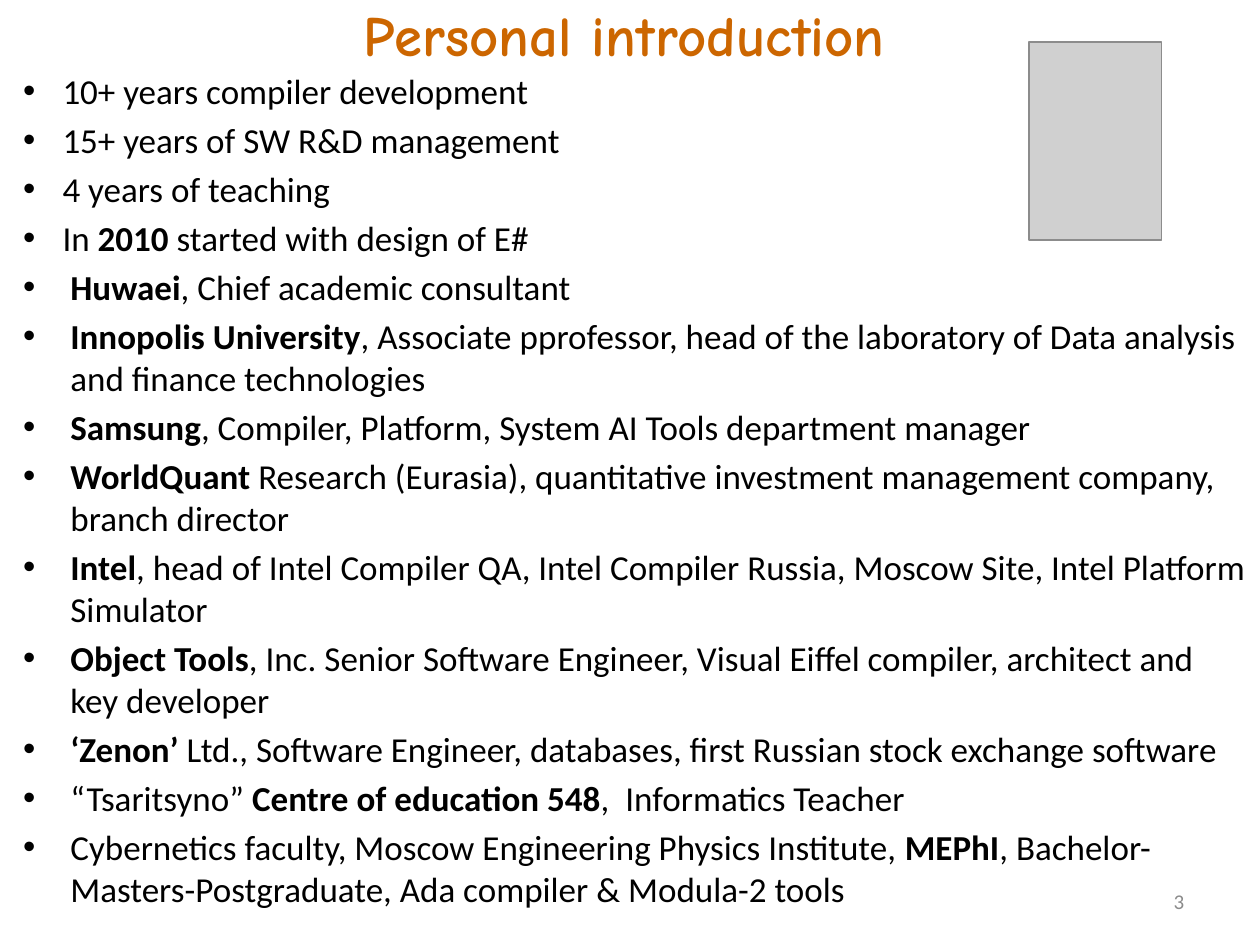
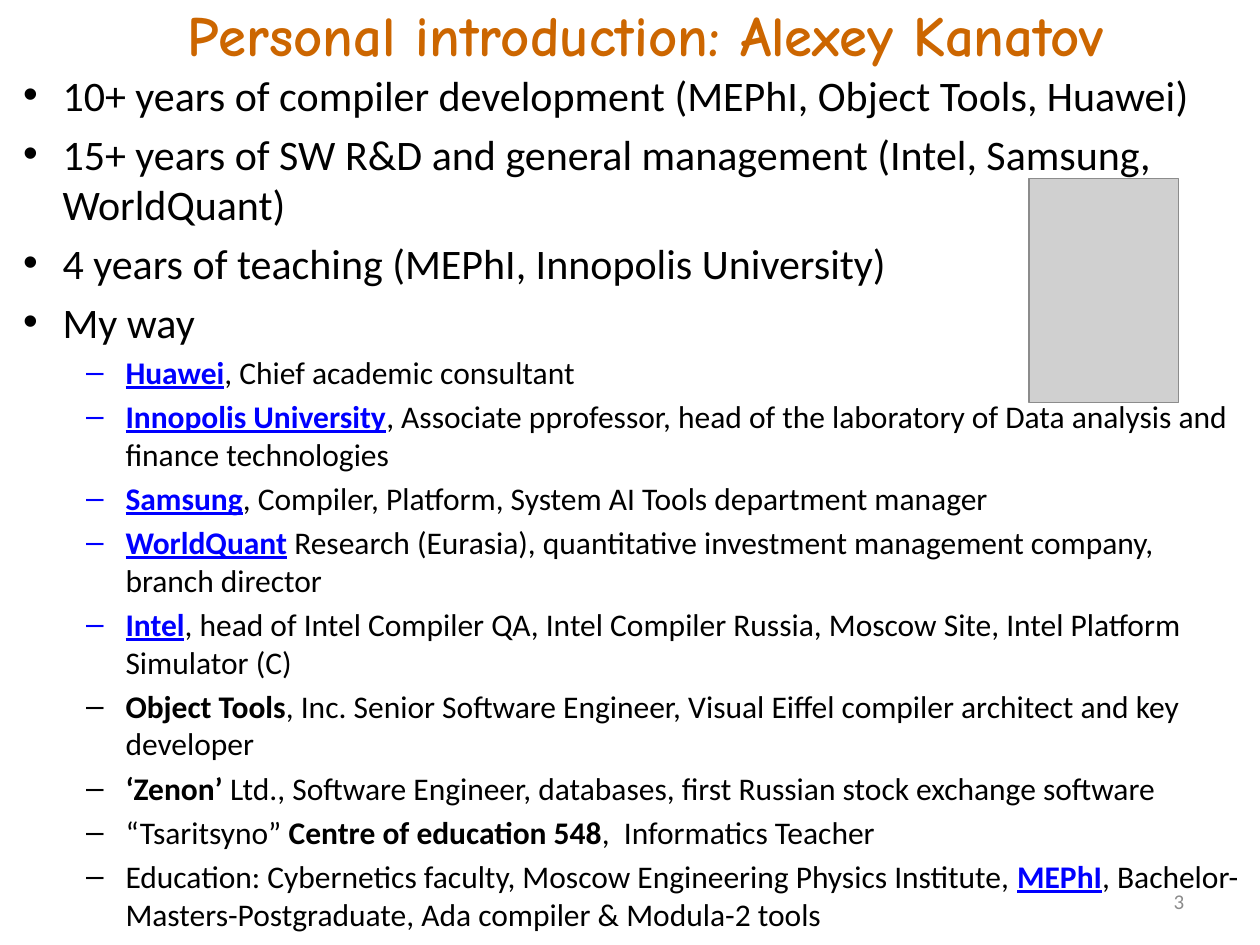
Before and after one commit to akanatov/SLang-, a slide deck: slide 3 of Docs/SLang E# 2022.pptx. Drawn at 1260x945 pixels with LibreOffice and Linux fonts; fonts in the diff are those of the drawing; grey boxes stand for pictures. Boxes give left, top, right and bottom in pixels: in the first picture for what was removed or moved away, otherwise in the second. Text is boxed around its words. In the diff, an @@ line names an element or a change of style, - is before the commit and + after.

```diff
--- a/Docs/SLang E# 2022.pptx
+++ b/Docs/SLang E# 2022.pptx
@@ title at [187, 17, 1104, 67]: text changed @@
-Personal introduction
+Personal introduction: Alexey Kanatov
@@ picture removed at [1029, 42, 1162, 239] @@
@@ text at [63, 80, 1188, 389]: text changed; size 20 to 24 pt @@
-• 10+ years compiler development
-• 15+ years of SW R&D management
-• 4 years of teaching
-• In 2010 started with design of E#
-• Huwaei, Chief academic consultant
+• 10+ years of compiler development (MEPhI, Object Tools, Huawei)
+• 15+ years of SW R&D and general management (Intel, Samsung, WorldQuant)
+• 4 years of teaching (MEPhI, Innopolis University)
+• My way
+  – Huawei, Chief academic consultant
@@ picture added at [1029, 179, 1179, 403] @@
@@ text at [126, 401, 1227, 849]: size 20 to 18 pt in "Innopolis University, Associate pprofessor, head of the ...", "Samsung, Compiler, Platform, System AI Tools department ...", "WorldQuant Research (Eurasia), quantitative investment manag ...", "‘Zenon’ Ltd., Software Engineer, databases, first Russian ..." and 1 more places; text colour #000000 to #0000FF, underline on in "Innopolis University,", "Samsung,", "WorldQuant"; bullet • to –; list level 1 to 2 in "Innopolis University, Associate pprofessor, head ..."; list level 1 to 2 in "Samsung, Compiler, Platform, System AI ..."; list level 1 to 2 in "WorldQuant Research (Eurasia), quantitative investment ..."; list level 1 to 2 in "‘Zenon’ Ltd., Software Engineer, databases, ..."; list level 1 to 2 in "“Tsaritsyno” Centre of education 548, ..." @@
@@ text at [126, 614, 1181, 760]: text changed; size 20 to 18 pt @@
-• Intel, head of Intel Compiler QA, Intel Compiler Russia, Moscow Site, Intel Platform Simulator
-• Object Tools, Inc. Senior Software Engineer, Visual Eiffel compiler, architect and key developer
+  – Intel, head of Intel Compiler QA, Intel Compiler Russia, Moscow Site, Intel Platform Simulator (С)
+  – Object Tools, Inc. Senior Software Engineer, Visual Eiffel compiler architect and key developer
@@ text at [126, 866, 1238, 932]: text changed; size 20 to 18 pt @@
-• Cybernetics faculty, Moscow Engineering Physics Institute, MEPhI, Bachelor-Masters-Postgraduate, Ada compiler & Modula-2 tools
+  – Education: Cybernetics faculty, Moscow Engineering Physics Institute, MEPhI, Bachelor-Masters-Postgraduate, Ada compiler & Modula-2 tools
```
Also in this commit, not shown: 18 other slides changed, 17 slides added, 4 slides removed, 8 other files.
